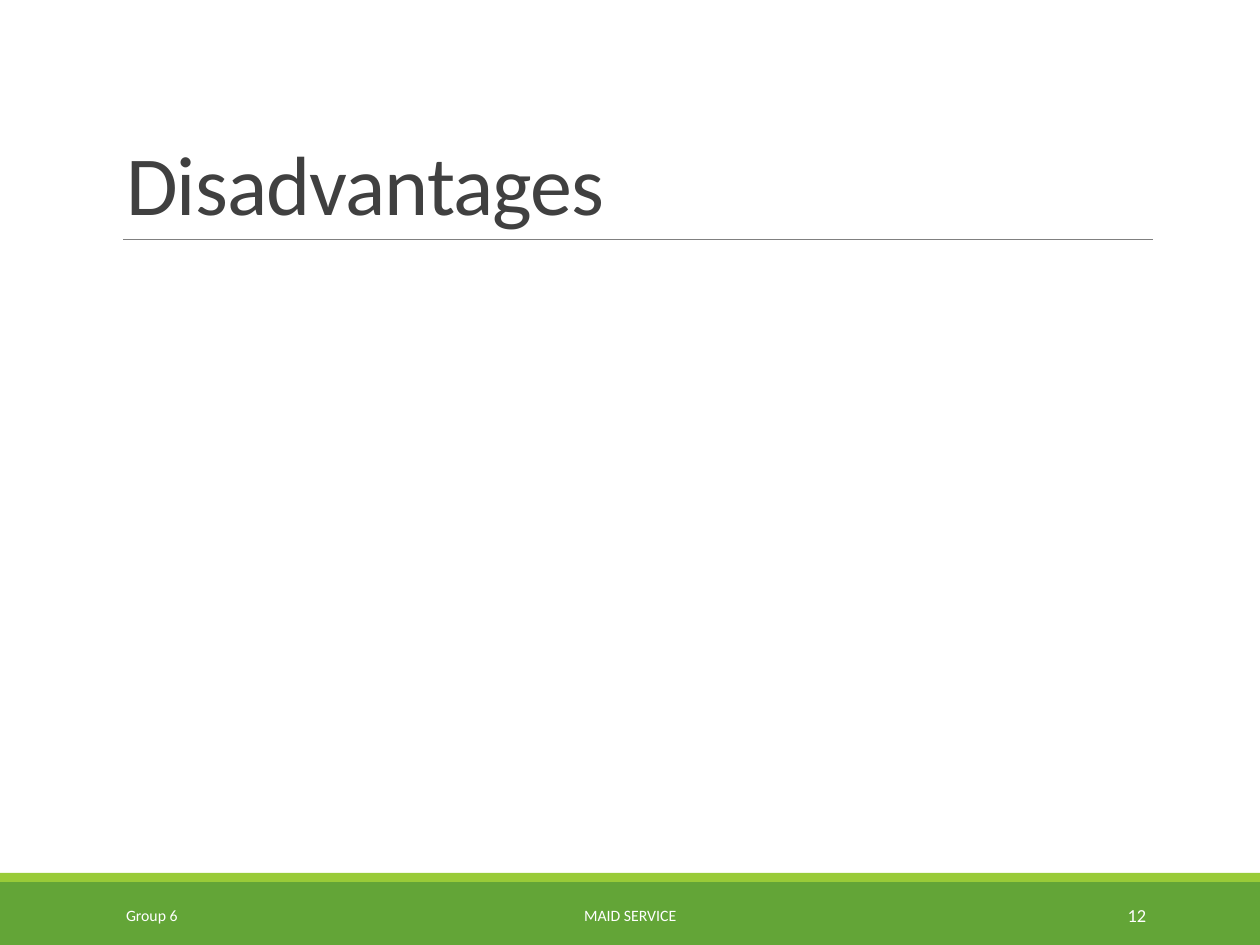
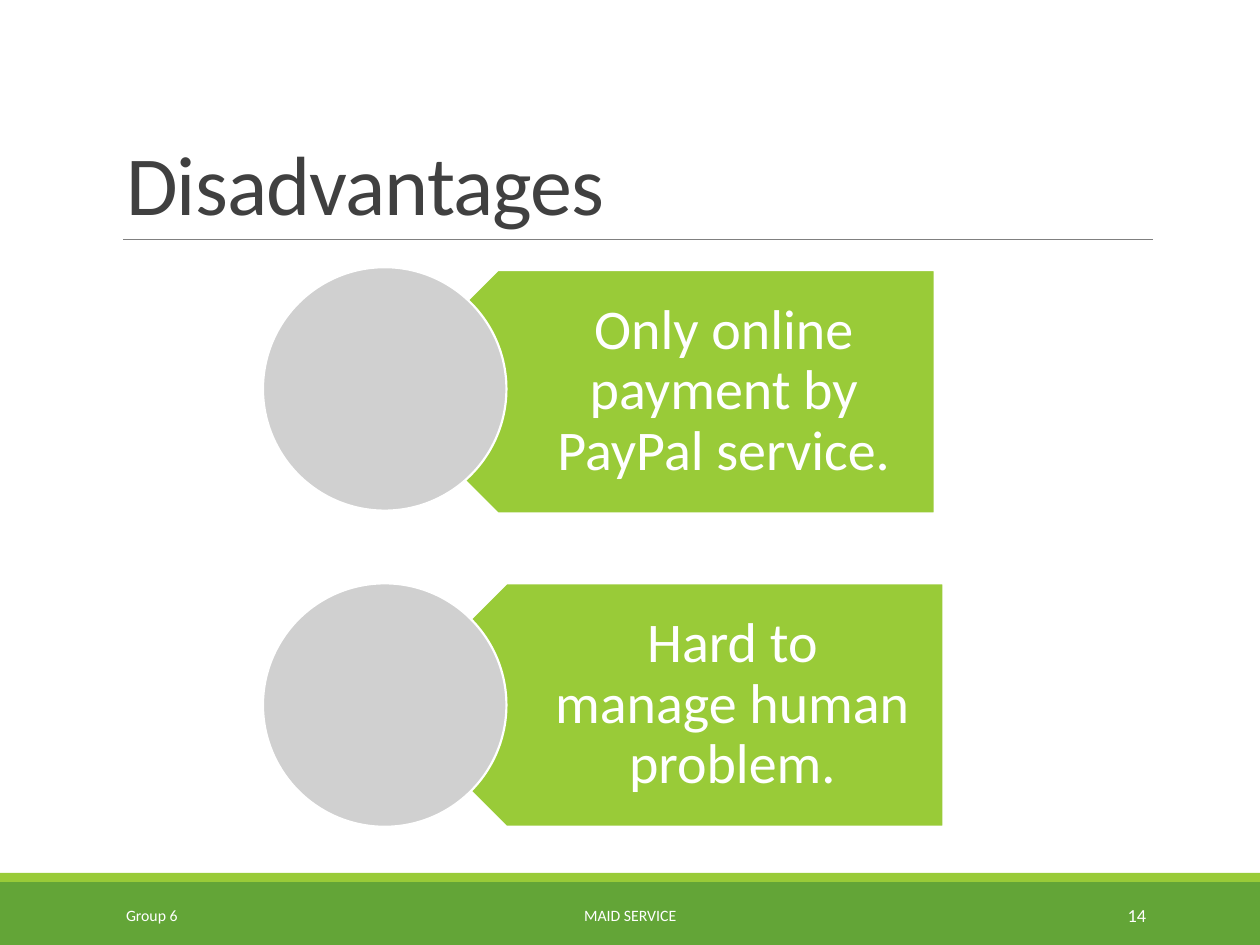
Before and after one commit to TuanBT/ms-website, a slide deck: slide 14 of Presentation/MS_Slide.pptx (slide 12 before the commit). Drawn at 1260x945 pixels with LibreOffice and Linux fonts; fonts in the diff are those of the drawing; grey boxes stand for pictures. Boxes give left, top, right and bottom in pixels: in the first picture for what was removed or moved away, otherwise in the second. Text is boxed around its words. In the diff, an @@ line names an element or a change of style, - is before the commit and + after.

```diff
--- a/Presentation/MS_Slide.pptx
+++ b/Presentation/MS_Slide.pptx
@@ group added at bbox=[263, 267, 942, 827]: 2 pentagon arrows, 2 texts, 2 pictures @@
+Only online payment by PayPal service.
+Hard to manage human problem.
@@ page number at bbox=[1128, 910, 1147, 922]: text changed @@
-12
+14
```
Also in this commit, not shown: 9 other slides changed, 3 slides added, 1 slide removed.
